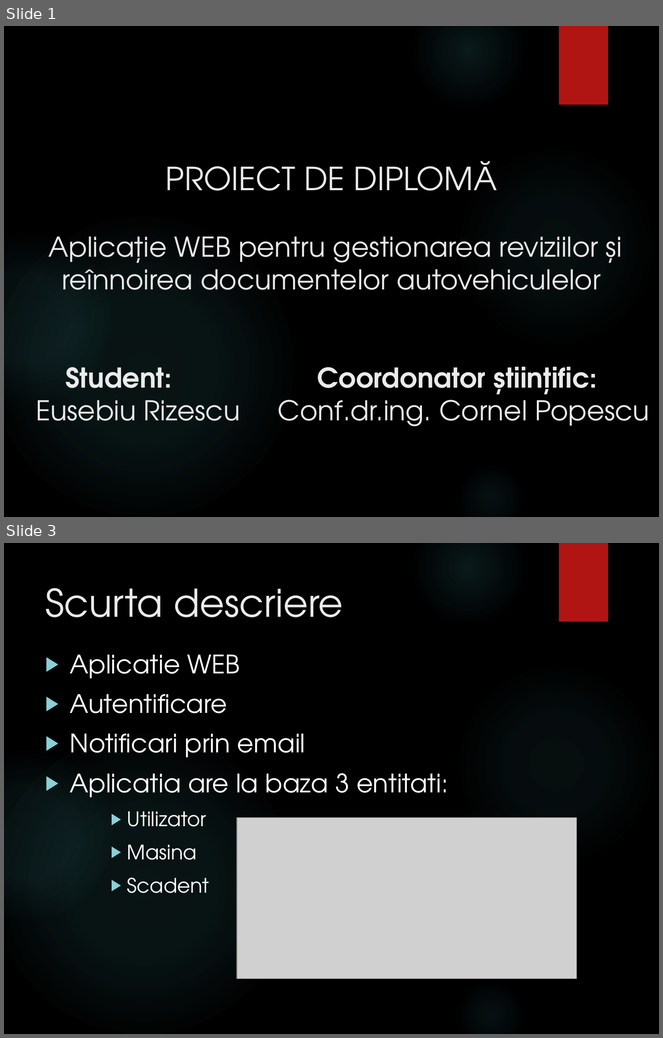
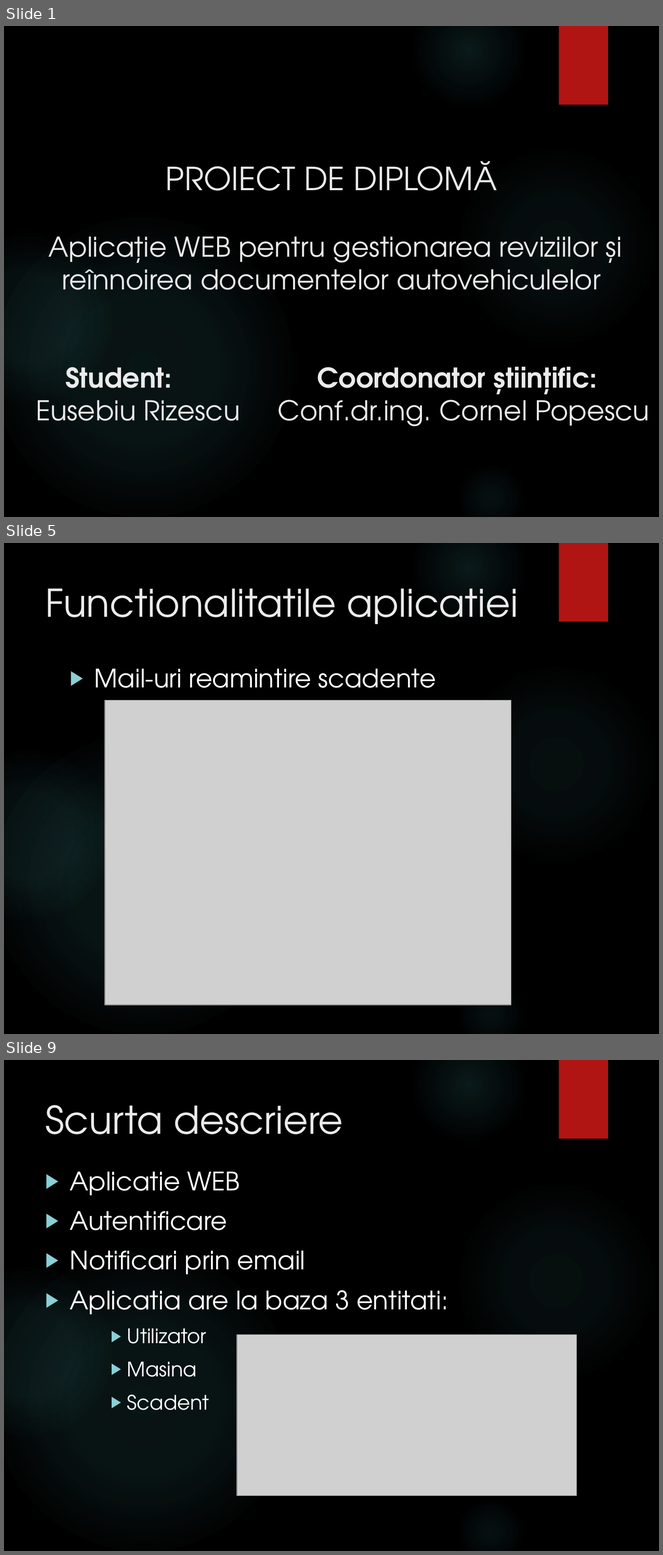
Before and after one commit to rizebi/bachelorProjectDiploma, a slide deck: Documentatie/Prezentare.pptx. Shown one above the other, each under a label of ours: slides 1 and 3 before the commit, slides 1, 5 and 9 after it; the slides between them are not shown. The pictures are 663x1038 and 663x1555 pixels, drawn with LibreOffice and Linux fonts; fonts in the diff are those of the drawing; grey boxes stand for pictures; background and template pictures are left out. Boxes give left, top, right and bottom in pixels: in the first picture for what was removed or moved away, otherwise in the second. Text is boxed around its words. In the diff, an @@ line names an element or a change of style, - is before the commit and + after.

```diff
--- a/Documentatie/Prezentare.pptx
+++ b/Documentatie/Prezentare.pptx
@@ slide 5 added at [4,543,659,1034], background picture (left out); not listed: 6 template elements that a slide beside it also shows @@
@@ title added at [45,588,518,624], 42 pt, text #EBEBEB @@
+Functionalitatile aplicatiei
@@ text added at [94,668,436,688], 28 pt, text #FFFFFF @@
+▶ Mail-uri reamintire scadente
@@ picture added at [105,700,511,1006] @@
@@ what was slide 3 is now slide 9 @@
```
Also in this commit, not shown: 1 slide changed, 9 other slides added, 1 other file.
